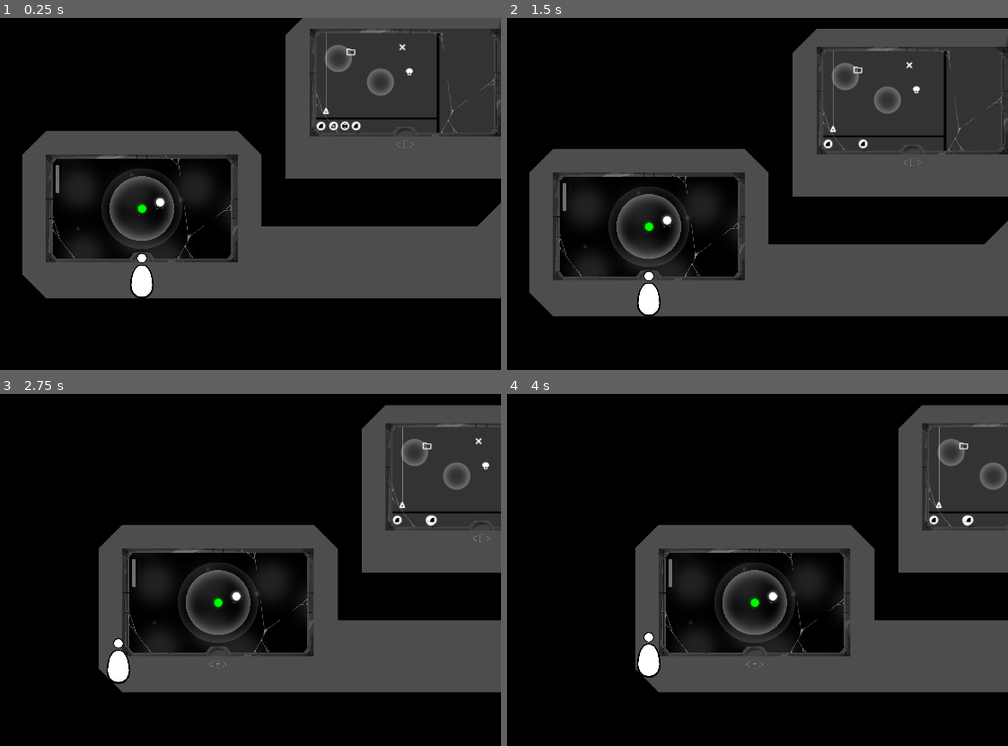
Above: before the commit, frames 1-4 (two rows, left to right).
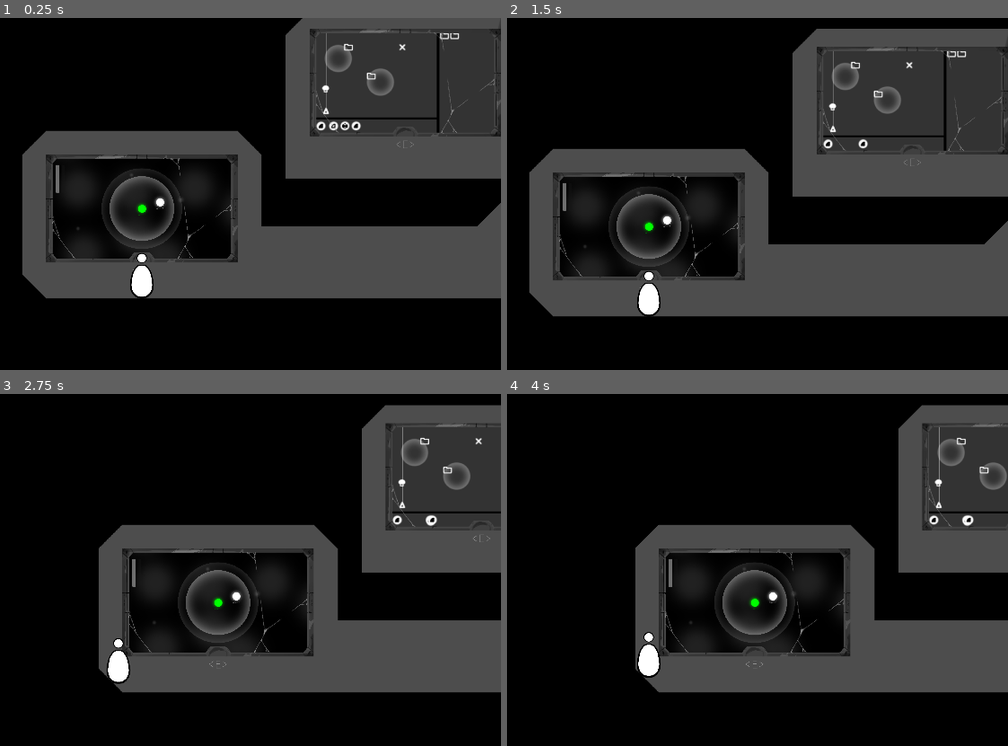
Above: after the commit, the same moments.

Repository: Lukko-Digital/upwell
Game: Godot game, scene res://src/game.tscn
Same seed, same stepped clock (60 frames per second), same inputs: the game is played once before the commit and once after it.
Inputs (mouse positions are in pixels of both pictures, inside the frame that each line leads up to):
- Up to frame 1 (0.25 s): no input
- Up to frame 2 (1.5 s): tap Enter at 0.5, 1.25 s; drag from (852, 137) to (817, 264) at 0.52 s; drag from (842, 144) to (817, 267) at 1.27 s
- Up to frame 3 (2.75 s): tap Enter at 2 s; move the mouse to (355, 520) at 2.02 s; hold A (left) from 2.03 s (still down); hold E (interact) from 2.03 s (still down); click (355, 520) at 2.17 s
- Up to frame 4 (4 s): release A (left) at 2.75 s; release E (interact) at 2.75 s; tap Enter at 2.75, 3.5 s; drag from (902, 520) to (557, 643) at 2.77 s; drag from (752, 601) to (952, 453) at 3.52 s

The runs differ from the first frame. In frame 1, 0.2% of the frame differs, in the area x 64-92%, y 4-22%; in frame 2, 0.2%; in frame 3, 0.1%; in frame 4, less than 0.1%.

Commit message:
screen puzzle cores and text

Diff:
--- /dev/null
+++ b/src/screen_puzzles/screen_core.gd
@@ -0,0 +1,14 @@
+extends Area2D
+class_name ScreenCore
+
+@export var label: Label
+@export var indicator: TextureRect
+
+@onready var unopened_sprite: Sprite2D = $Unopened
+@onready var opened_sprite: Sprite2D = $Opened
+
+func visit() -> void:
+	label.show()
+	indicator.texture = opened_sprite.texture
+	unopened_sprite.hide()
+	opened_sprite.show()
--- /dev/null
+++ b/src/screen_puzzles/screen_core.tscn
@@ -0,0 +1,24 @@
+[gd_scene load_steps=5 format=3 uid="uid://c1fatgffin6hd"]
+
+[ext_resource type="Texture2D" uid="uid://ba863aqwujv2p" path="res://assets/mvp3_assets/screenpuzzle/file.png" id="1_hhjci"]
+[ext_resource type="Script" path="res://src/screen_puzzles/screen_core.gd" id="1_lpcxw"]
+[ext_resource type="Texture2D" uid="uid://bkfksvc75voj" path="res://assets/mvp3_assets/screenpuzzle/file_opened.png" id="2_xi4ox"]
+
+[sub_resource type="RectangleShape2D" id="RectangleShape2D_vidkj"]
+size = Vector2(167, 125)
+
+[node name="ScreenCore" type="Area2D"]
+collision_layer = 32
+collision_mask = 2
+script = ExtResource("1_lpcxw")
+
+[node name="CollisionShape2D" type="CollisionShape2D" parent="."]
+position = Vector2(-0.5, 1.5)
+shape = SubResource("RectangleShape2D_vidkj")
+
+[node name="Unopened" type="Sprite2D" parent="."]
+texture = ExtResource("1_hhjci")
+
+[node name="Opened" type="Sprite2D" parent="."]
+visible = false
+texture = ExtResource("2_xi4ox")
--- a/src/screen_puzzles/screen_player.gd
+++ b/src/screen_puzzles/screen_player.gd
@@ -42,6 +42,8 @@
 					dir = -query.position.direction_to(in_ag.global_position)
 			if area.collider is ScreenHazard:
 				return
+			if area.collider is ScreenCore:
+				area.collider.visit()
 
 			if area.collider is ScreenPowerUp:
 				if can_power_up:
--- a/src/screen_puzzles/screen_puzzle.tscn
+++ b/src/screen_puzzles/screen_puzzle.tscn
@@ -1,5 +1,6 @@
 [gd_scene load_steps=12 format=3 uid="uid://b0qt5j8u0l2c0"]
 
+[ext_resource type="FontFile" uid="uid://c3dptkqdore24" path="res://assets/ui/fonts/SourceCodePro-VariableFont_wght.ttf" id="1_3uoli"]
 [ext_resource type="PackedScene" uid="uid://d3nl8jv07w2yg" path="res://src/screen_puzzles/screen_hazard.tscn" id="2_2u5u0"]
 [ext_resource type="PackedScene" uid="uid://dmpdh7xn4glcr" path="res://src/screen_puzzles/screen_player.tscn" id="3_7a8se"]
 [ext_resource type="PackedScene" uid="uid://bb6ywkvlv608d" path="res://src/screen_puzzles/screen_ag.tscn" id="3_v12xy"]
@@ -7,14 +8,11 @@
 [ext_resource type="PackedScene" uid="uid://bwbpi60st6gme" path="res://src/screen_puzzles/screen_button_unorbit.tscn" id="5_62qiq"]
 [ext_resource type="PackedScene" uid="uid://dei1bl8astem7" path="res://src/screen_puzzles/screen_button_boost.tscn" id="6_a00bi"]
 [ext_resource type="PackedScene" uid="uid://xiabu6v8kd6w" path="res://src/screen_puzzles/screen_power_up.tscn" id="7_4ak8y"]
+[ext_resource type="PackedScene" uid="uid://c1fatgffin6hd" path="res://src/screen_puzzles/screen_core.tscn" id="8_31gvi"]
 [ext_resource type="Texture2D" uid="uid://ba863aqwujv2p" path="res://assets/mvp3_assets/screenpuzzle/file.png" id="8_jq3xp"]
-[ext_resource type="Texture2D" uid="uid://bkfksvc75voj" path="res://assets/mvp3_assets/screenpuzzle/file_opened.png" id="9_booii"]
 
 [sub_resource type="RectangleShape2D" id="RectangleShape2D_tk24l"]
 size = Vector2(2061, 1288)
-
-[sub_resource type="RectangleShape2D" id="RectangleShape2D_vidkj"]
-size = Vector2(167, 125)
 
 [node name="ScreenPuzzle" type="Node2D"]
 
@@ -45,6 +43,48 @@
 color = Color(0.201527, 0.201527, 0.201527, 1)
 metadata/_edit_lock_ = true
 
+[node name="VBoxContainer" type="VBoxContainer" parent="ColorRect3"]
+layout_mode = 1
+anchors_preset = 15
+anchor_right = 1.0
+anchor_bottom = 1.0
+grow_horizontal = 2
+grow_vertical = 2
+
+[node name="HBoxContainer" type="HBoxContainer" parent="ColorRect3/VBoxContainer"]
+layout_mode = 2
+
+[node name="TextureRect" type="TextureRect" parent="ColorRect3/VBoxContainer/HBoxContainer"]
+layout_mode = 2
+texture = ExtResource("8_jq3xp")
+
+[node name="TextureRect2" type="TextureRect" parent="ColorRect3/VBoxContainer/HBoxContainer"]
+layout_mode = 2
+texture = ExtResource("8_jq3xp")
+
+[node name="ScrollContainer" type="ScrollContainer" parent="ColorRect3/VBoxContainer"]
+layout_mode = 2
+size_flags_vertical = 3
+
+[node name="VBoxContainer" type="VBoxContainer" parent="ColorRect3/VBoxContainer/ScrollContainer"]
+layout_mode = 2
+size_flags_horizontal = 3
+size_flags_vertical = 3
+
+[node name="Label" type="Label" parent="ColorRect3/VBoxContainer/ScrollContainer/VBoxContainer"]
+visible = false
+layout_mode = 2
+theme_override_fonts/font = ExtResource("1_3uoli")
+theme_override_font_sizes/font_size = 64
+text = "a"
+
+[node name="Label2" type="Label" parent="ColorRect3/VBoxContainer/ScrollContainer/VBoxContainer"]
+visible = false
+layout_mode = 2
+theme_override_fonts/font = ExtResource("1_3uoli")
+theme_override_font_sizes/font_size = 64
+text = "b"
+
 [node name="Camera2D" type="Camera2D" parent="."]
 zoom = Vector2(0.5, 0.5)
 
@@ -61,7 +101,7 @@
 position = Vector2(-57, -714)
 
 [node name="ScreenPowerUp" parent="." instance=ExtResource("7_4ak8y")]
-position = Vector2(86, -217)
+position = Vector2(-1593, 126)
 
 [node name="ScreenButtonBoost" parent="." instance=ExtResource("6_a00bi")]
 position = Vector2(-1208, 862)
@@ -84,18 +124,12 @@
 position = Vector2(-638.5, -169)
 shape = SubResource("RectangleShape2D_tk24l")
 
-[node name="ScreenCore" type="Area2D" parent="."]
-position = Vector2(-1090, -622)
-collision_layer = 32
-collision_mask = 2
+[node name="ScreenCore" parent="." node_paths=PackedStringArray("label", "indicator") instance=ExtResource("8_31gvi")]
+position = Vector2(-1137, -716)
+label = NodePath("../ColorRect3/VBoxContainer/ScrollContainer/VBoxContainer/Label")
+indicator = NodePath("../ColorRect3/VBoxContainer/HBoxContainer/TextureRect")
 
-[node name="CollisionShape2D" type="CollisionShape2D" parent="ScreenCore"]
-position = Vector2(-0.5, 1.5)
-shape = SubResource("RectangleShape2D_vidkj")
-
-[node name="Sprite2D" type="Sprite2D" parent="ScreenCore"]
-texture = ExtResource("8_jq3xp")
-
-[node name="Sprite2D2" type="Sprite2D" parent="ScreenCore"]
-visible = false
-texture = ExtResource("9_booii")
+[node name="ScreenCore2" parent="." node_paths=PackedStringArray("label", "indicator") instance=ExtResource("8_31gvi")]
+position = Vector2(-680, -137)
+label = NodePath("../ColorRect3/VBoxContainer/ScrollContainer/VBoxContainer/Label2")
+indicator = NodePath("../ColorRect3/VBoxContainer/HBoxContainer/TextureRect2")
